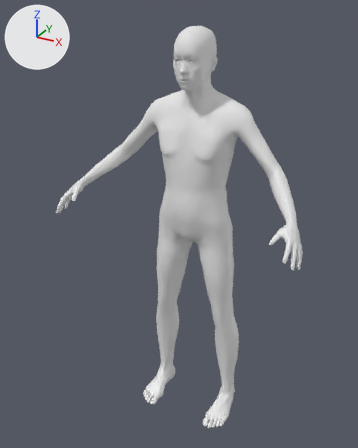
An edit to the glTF model game/assets/humans/elf_male_elder.glb, drawn before and after from the same camera.
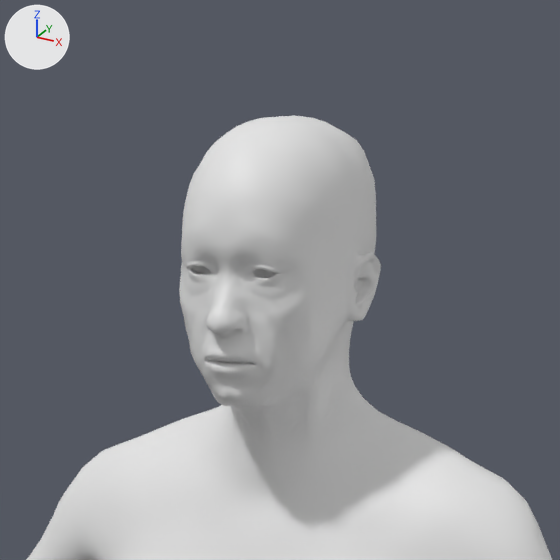
There are two pictures of each version: one whole from a 50 mm lens placed at (1.031, -2.071, 2.1), pointed at (-0.045, -0.115, 1.122), one close up on the part from 37% to 72% of the width and 0% to 28% of the height. Every picture has the same lights, and +X, +Y and +Z are marked at upper left. The last two pictures show the newer version. Materials are left out; every surface is plain grey. Vertices at exactly the same position are counted once.

Script lines for the objects in view, before the commit:
```python
me_mesh_0 = bpy.data.meshes.new('Mesh_0')
me_mesh_0.from_pydata(...)  # 13380 vertices, 26756 faces; spans x -0.62..0.62, y -0.39..0.11, z 0.0..2.02
ob_body = bpy.data.objects.new('Body', me_mesh_0)
ob_body.location = (0.0, 0.0, 0.0)
```
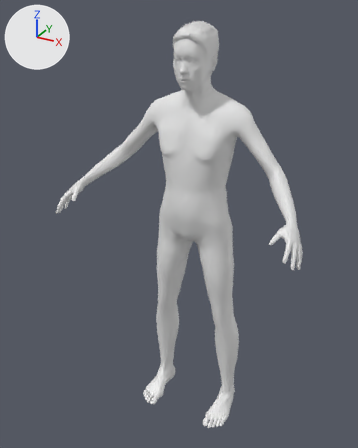
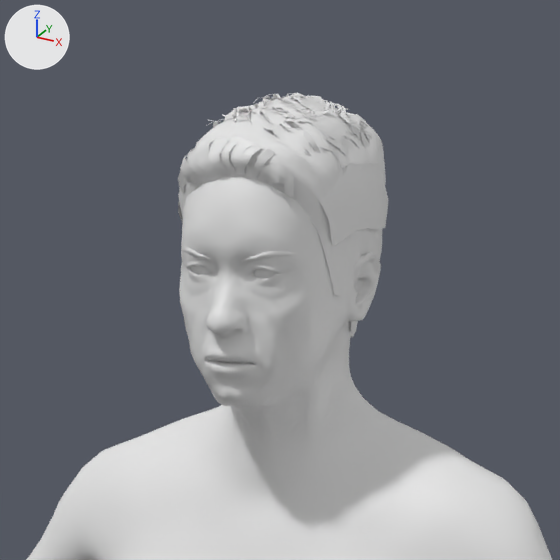
Pixel boxes (x1, y1, x2, y2) of what changed, in the close-ups (560 x 560 px):
'Body', reshaped: before (26, 115, 552, 560); after (26, 92, 552, 560)
part 1 of me_mesh_0, added: after (178, 92, 389, 337)

Diff of the bpy script that builds the scene:
```diff
--- a/game/assets/humans/elf_male_elder.glb.py
+++ b/game/assets/humans/elf_male_elder.glb.py
@@ me_mesh_0 @@
 # used by ob_body; location = (0.0, 0.0, 0.0)
-me_mesh_0.from_pydata(...)  # 13380 vertices, 26756 faces; spans x -0.62..0.62, y -0.39..0.11, z 0.0..2.02
+me_mesh_0.from_pydata(...)  # 16584 vertices, 30798 faces; spans x -0.62..0.62, y -0.39..0.11, z 0.0..2.04
+# me_mesh_0 part 1: 3204 vertices added at x -0.09..0.09, y -0.16..0.08, z 1.81..2.04
```
